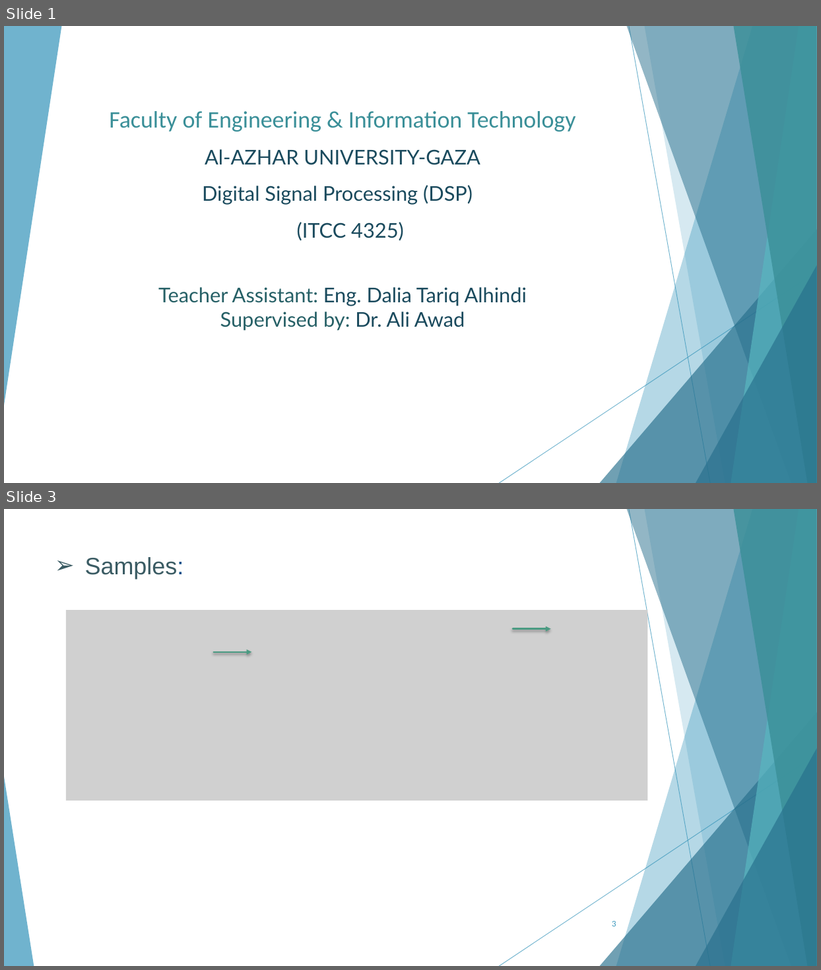
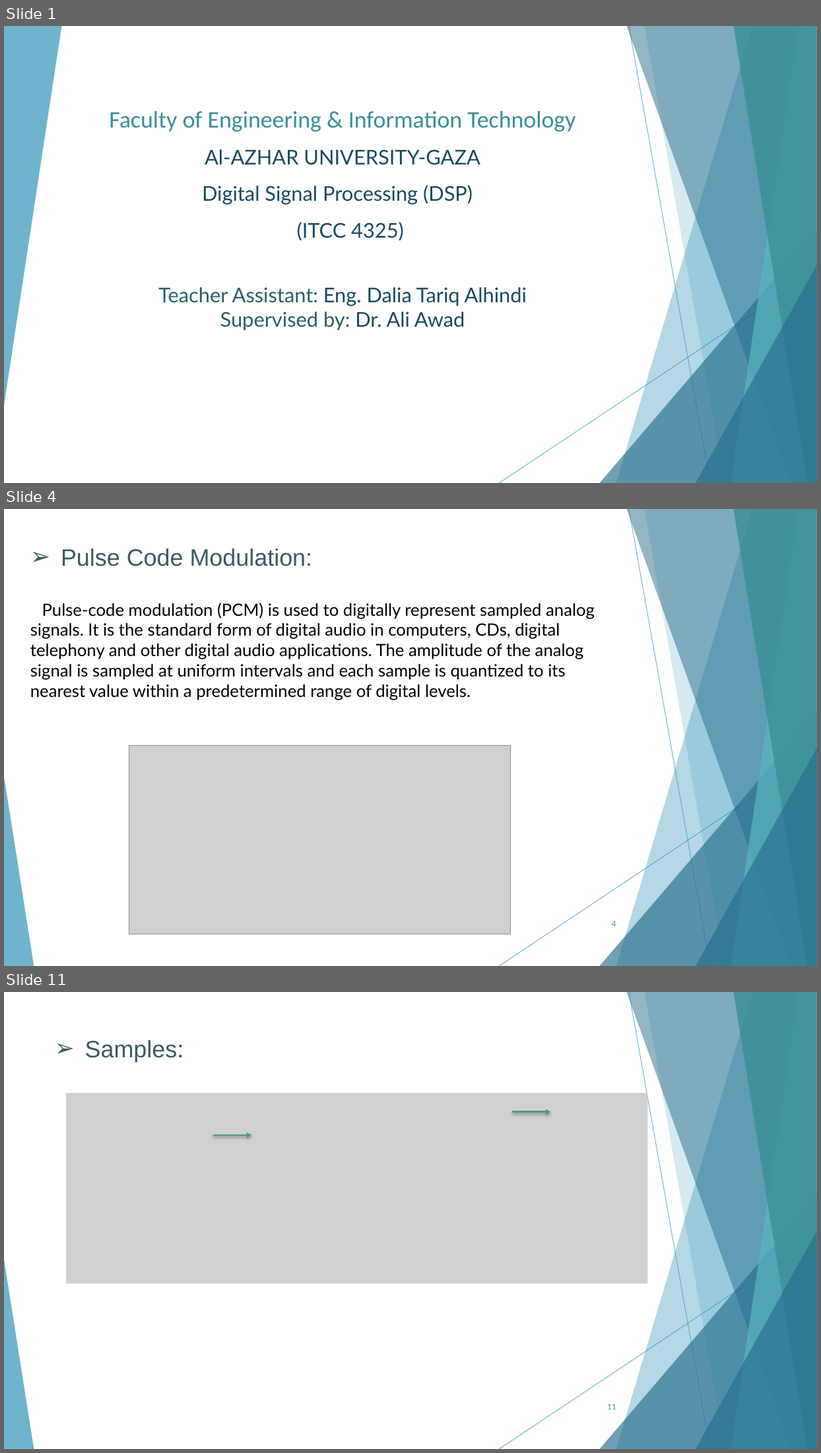
Before and after one commit to AhMjOU/DSP2, a slide deck: lec2.pptx. Shown one above the other, each under a label of ours: slides 1 and 3 before the commit, slides 1, 4 and 11 after it; the slides between them are not shown. The pictures are 821x970 and 821x1453 pixels, drawn with LibreOffice and Linux fonts; fonts in the diff are those of the drawing; grey boxes stand for pictures. Boxes give left, top, right and bottom in pixels: in the first picture for what was removed or moved away, otherwise in the second. Text is boxed around its words. In the diff, an @@ line names an element or a change of style, - is before the commit and + after.

```diff
--- a/lec2.pptx
+++ b/lec2.pptx
@@ slide 4 added at bbox=[4, 509, 817, 966], background #FFFFFF; not listed: 10 template elements that a slide beside it also shows @@
@@ text added at bbox=[30, 549, 595, 700], 20 pt, text #000000 @@
+➢ Pulse Code Modulation:
+Pulse-code modulation (PCM) is used to digitally represent sampled analog signals. It is the standard form of digital audio in computers, CDs, digital telephony and other digital audio applications. The amplitude of the analog signal is sampled at uniform intervals and each sample is quantized to its nearest value within a predetermined range of digital levels.
@@ picture added at bbox=[129, 746, 510, 935] @@
@@ page number added at bbox=[612, 921, 616, 927], 9 pt, text #3494BA @@
+4
@@ what was slide 3 is now slide 11 @@
@@ page number at bbox=[607, 1404, 616, 1410]: text changed @@
-3
+11
```
Also in this commit, not shown: 4 slides changed, 7 other slides added, 12 slides removed, 8 other files.
